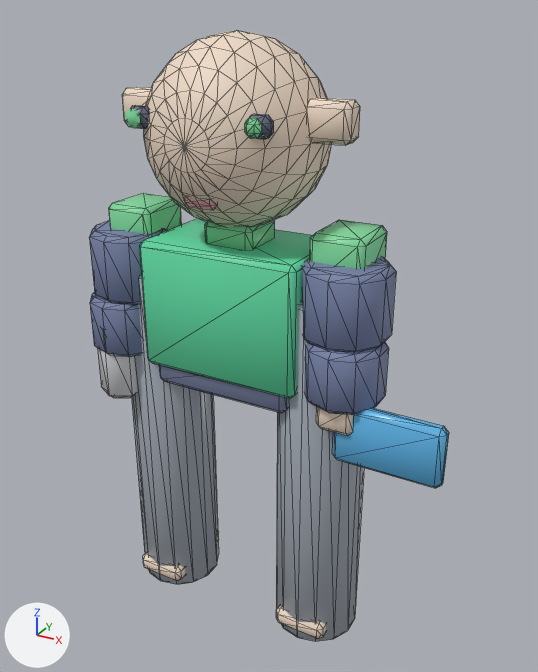
One commit to the glTF model unity/Assets/Art/EarlyGame/staff-kit/staff-gpu-tech-idle.glb: the scene before it, then after it.
One viewpoint serves both versions: a 50 mm lens placed at (1.007, -1.67, 1.768), pointed at (0.055, 0.06, 0.903). The axes (+X, +Y, +Z) are drawn at lower left. The lights are the same throughout. The picture after the commit comes second. Mesh edges are drawn as thin lines on the coarser meshes. Where no turn or scale is listed for an object, it has been applied to the vertices.

In view in the first picture: 'Foot_-1', 'Foot_1', 'GpuCard', 'Head', 'HeadsetCup_R', 'Leg_-1', 'Leg_1', 'LowerArm_-1', 'LowerArm_1', 'Shoulder_-1', 'Shoulder_1', 'Torso', 'UpperArm_-1', 'UpperArm_1' and 10 more.
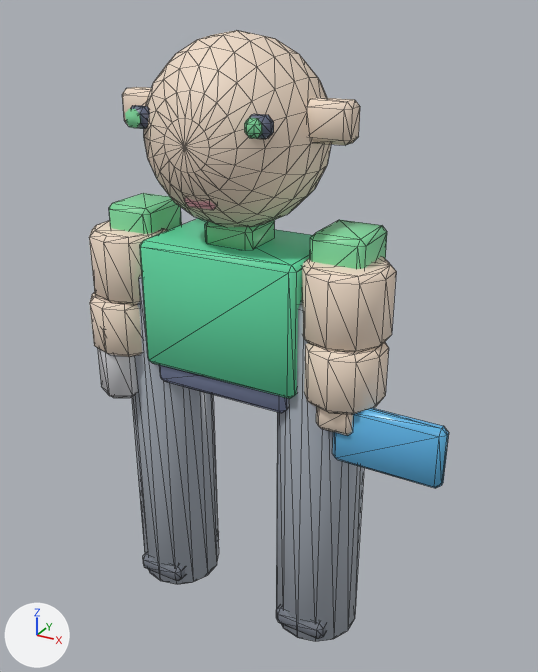
Location of each change, [x1, y1, x2, y2] in pixels of the pictures (538 x 672 px):
'UpperArm_1', recoloured, surface changed (lighter): [302, 257, 396, 352] in both
'LowerArm_1', recoloured, surface changed (lighter): [304, 342, 389, 415] in both
'UpperArm_-1', recoloured (lighter): [89, 221, 168, 305] in both
'LowerArm_-1', recoloured, surface changed (lighter): [90, 292, 142, 357] in both
'Foot_1', recoloured (darker): [276, 606, 326, 639] in both
'Foot_-1', recoloured (darker): [143, 553, 185, 581] in both

The change in detail:
Material 'Foot_-1_solid' (mat_foot__1_solid) changes colour from beige #f1ddc8 to grey #767c86; in linear values from (0.88, 0.72, 0.58) to (0.18, 0.2, 0.24).
Material 'Foot_1_solid' (mat_foot_1_solid) changes colour from beige #f1ddc8 to grey #767c86; in linear values from (0.88, 0.72, 0.58) to (0.18, 0.2, 0.24).
Material 'UpperArm_-1_solid' (mat_upperarm__1_solid) changes colour from blue #7681a6 to beige #f1ddc8; in linear values from (0.18, 0.22, 0.38) to (0.88, 0.72, 0.58).
Material 'LowerArm_-1_solid' (mat_lowerarm__1_solid) changes colour from blue #7681a6 to beige #f1ddc8; in linear values from (0.18, 0.22, 0.38) to (0.88, 0.72, 0.58).
In material 'LowerArm_-1_solid' (mat_lowerarm__1_solid), roughness goes from 0.58 to 0.55.
Material 'UpperArm_1_solid' (mat_upperarm_1_solid) changes colour from blue #7681a6 to beige #f1ddc8; in linear values from (0.18, 0.22, 0.38) to (0.88, 0.72, 0.58).
In material 'UpperArm_1_solid' (mat_upperarm_1_solid), roughness goes from 0.58 to 0.55.
Material 'LowerArm_1_solid' (mat_lowerarm_1_solid) changes colour from blue #7681a6 to beige #f1ddc8; in linear values from (0.18, 0.22, 0.38) to (0.88, 0.72, 0.58).
In material 'LowerArm_1_solid' (mat_lowerarm_1_solid), roughness goes from 0.58 to 0.55.
